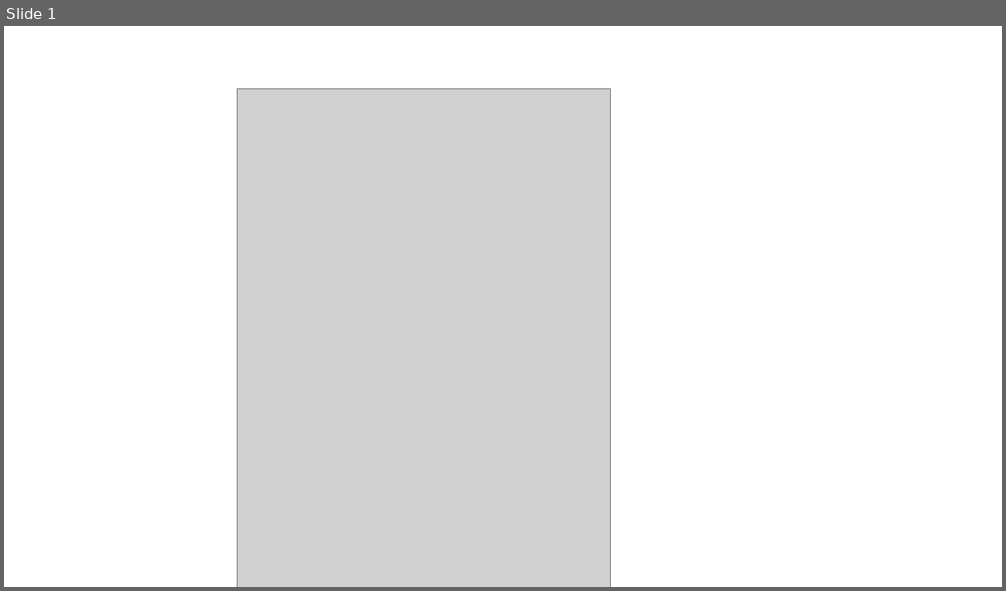
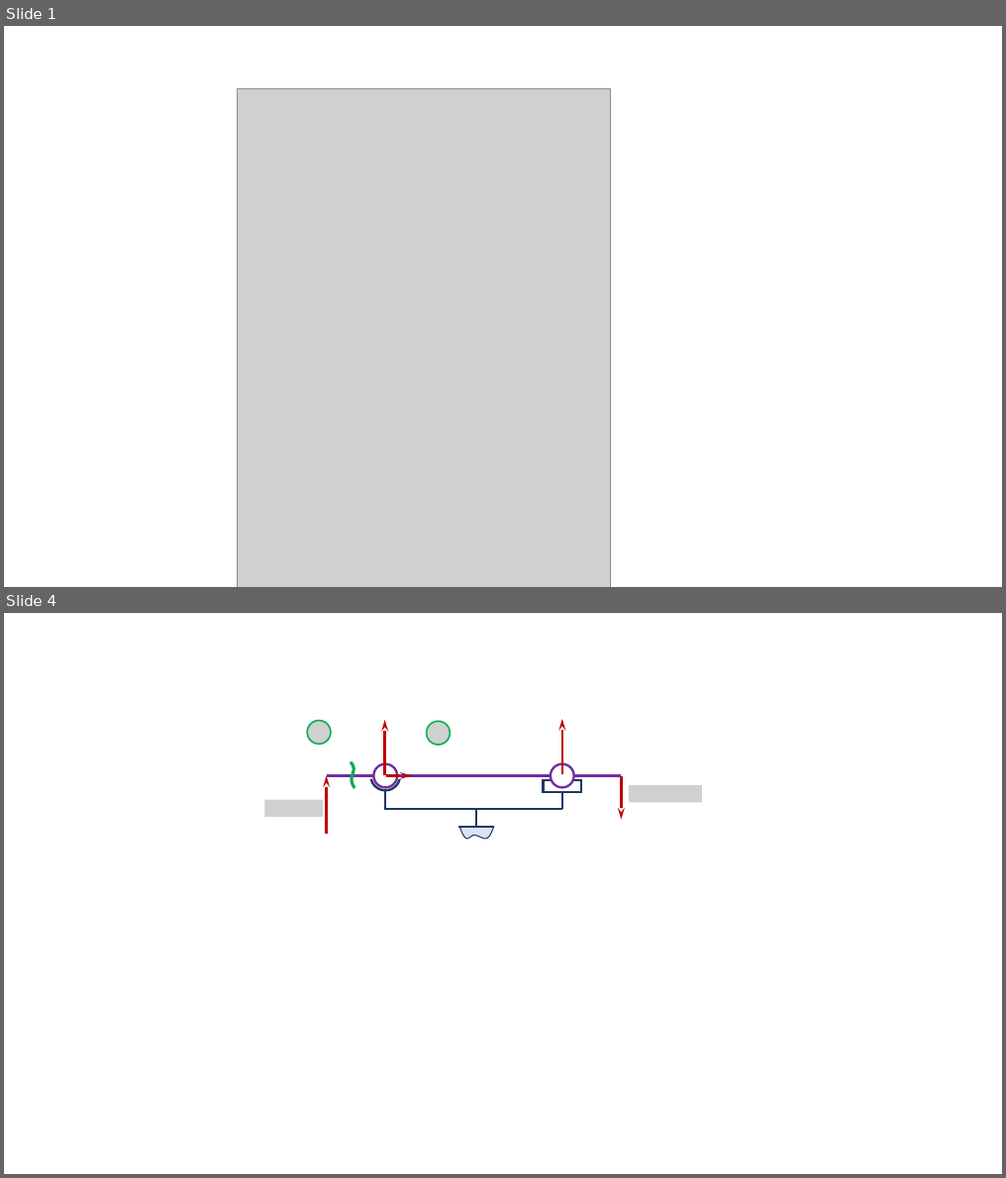
Before and after one commit to xpessoles/Sujets_Concours, a slide deck: 2022/Exemple/FichiersProf/Corrigé LaTeX/images/Figures.pptx. Shown one above the other, each under a label of ours: slide 1 before the commit, slides 1 and 4 after it; the slides between them are not shown. The pictures are 1006x591 and 1006x1178 pixels, drawn with LibreOffice and Linux fonts; fonts in the diff are those of the drawing; grey boxes stand for pictures; background and template pictures are left out. Boxes give left, top, right and bottom in pixels: in the first picture for what was removed or moved away, otherwise in the second. Text is boxed around its words. In the diff, an @@ line names an element or a change of style, - is before the commit and + after.

```diff
--- a/2022/Exemple/FichiersProf/Corrigé LaTeX/images/Figures.pptx
+++ b/2022/Exemple/FichiersProf/Corrigé LaTeX/images/Figures.pptx
@@ slide 4 added at (x1=4, y1=613, x2=1002, y2=1174), background #FFFFFF @@
@@ picture added at (x1=307, y1=721, x2=331, y2=744) @@
@@ arrow added from (385, 776) to (385, 720), #C00000 2.25 pt @@
@@ picture added at (x1=426, y1=722, x2=450, y2=745) @@
@@ arrow added from (562, 774) to (562, 719), #C00000 2.25 pt @@
@@ line added from (327, 776) to (386, 776), #7030A0 2.25 pt @@
@@ arrow added from (327, 835) to (327, 776), #C00000 2.25 pt @@
@@ freeform shape added at (x1=350, y1=761, x2=355, y2=788), outline #00B050 3 pt @@
@@ arc (boxed as its full ellipse) added at (x1=371, y1=761, x2=400, y2=790), fill #FFFFFF, outline #203864 2.25 pt @@
@@ ellipse added at (x1=374, y1=764, x2=397, y2=787), fill #FFFFFF, outline #7030A0 2.25 pt @@
@@ line added from (386, 790) to (386, 808), #203864 2.25 pt @@
@@ arrow added from (386, 776) to (411, 776), #C00000 2.25 pt @@
@@ line added from (397, 776) to (550, 776), #7030A0 2.25 pt @@
@@ rectangle added at (x1=543, y1=780, x2=581, y2=792), fill #FFFFFF, outline #203864 2.25 pt @@
@@ ellipse added at (x1=550, y1=764, x2=573, y2=787), fill #FFFFFF, outline #7030A0 2.25 pt @@
@@ line added from (562, 776) to (622, 776), #7030A0 2.25 pt @@
@@ arrow added from (622, 776) to (622, 820), #C00000 2.25 pt @@
@@ picture added at (x1=629, y1=785, x2=702, y2=802) @@
@@ picture added at (x1=264, y1=800, x2=322, y2=817) @@
@@ line added from (562, 809) to (384, 809), #203864 2.25 pt @@
@@ line added from (476, 809) to (476, 827), #203864 2.25 pt @@
@@ line added from (562, 809) to (562, 792), #203864 2.25 pt @@
@@ line added from (494, 827) to (459, 827), #203864 2.25 pt @@
@@ freeform shape added at (x1=460, y1=827, x2=494, y2=839), fill #DAE3F3, outline #203864 1 pt @@
```
Also in this commit, not shown: 3 other slides added, 4 slides removed, 2 other files.
